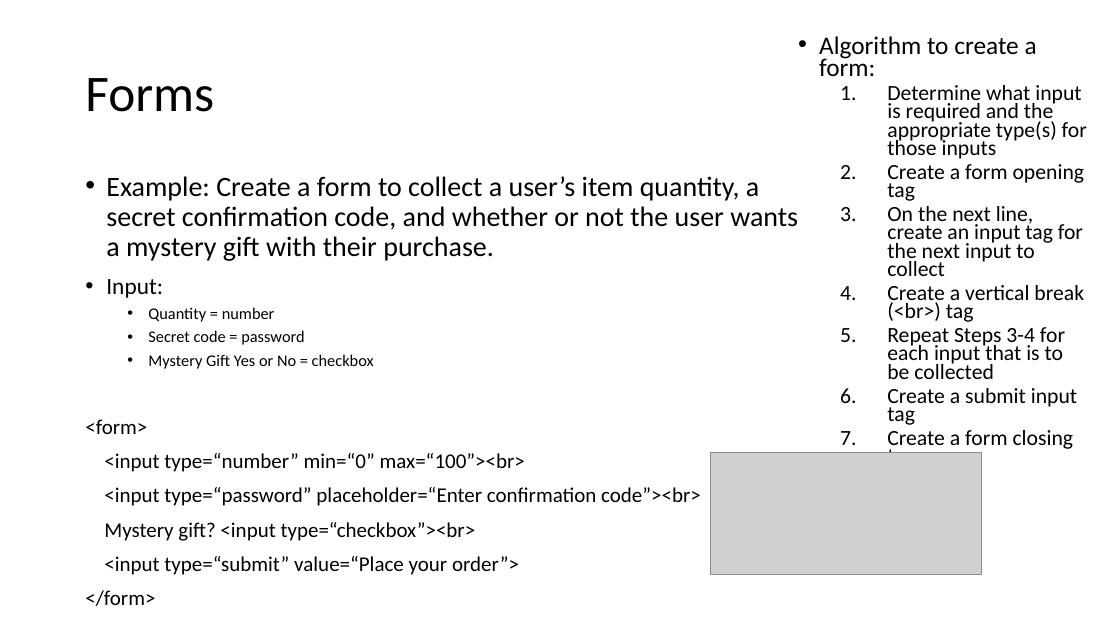
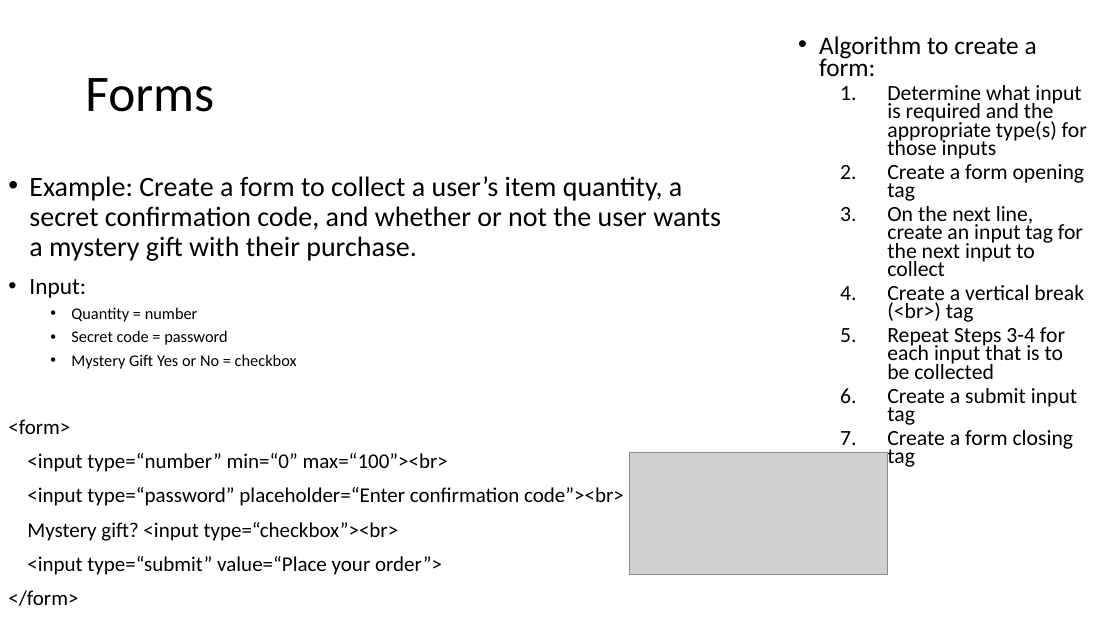
Before and after one commit to MrJoshGross/Course-Curricular-Material, a slide deck: slide 72 of Computer Science Discoveries/Lectures/Lecture 9 - More HTML Tags.pptx. Drawn at 1120x630 pixels with LibreOffice and Linux fonts; fonts in the diff are those of the drawing; grey boxes stand for pictures. Boxes give left, top, right and bottom in pixels: in the first picture for what was removed or moved away, otherwise in the second. Text is boxed around its words. In the diff, an @@ line names an element or a change of style, - is before the commit and + after.

```diff
--- a/Computer Science Discoveries/Lectures/Lecture 9 - More HTML Tags.pptx
+++ b/Computer Science Discoveries/Lectures/Lecture 9 - More HTML Tags.pptx
@@ text "Example: Create a form to ...": place and size @@
-text "Example: Create a form to ..." at (85, 176, 798, 606)
+text "Example: Create a form to ..." at (8, 176, 721, 606)
@@ picture: place and size @@
-picture at (711, 453, 981, 575)
+picture at (630, 453, 888, 575)
```
Also in this commit, not shown: 1 other file.
